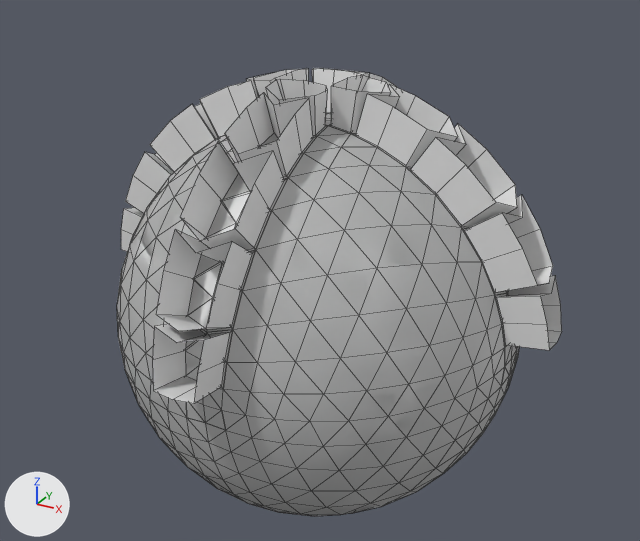
A saved change to the FBX model environment-13/environment-13.fbx.
Both versions are drawn from a 50 mm camera at (19.4, -35.3, 19.9) aimed at (0.0, 0.1, 2.2). The lights are fixed; the arrows at lower left show +X, +Y and +Z. Mesh edges are drawn as thin lines. Where no turn or scale is listed for an object, it has been applied to the vertices.

In view in the first picture: 'Sphere_1', 'path_1_structure', 'path_1_structure_3', 'path_1_structure_4', 'path_1_structure_orig_4'.
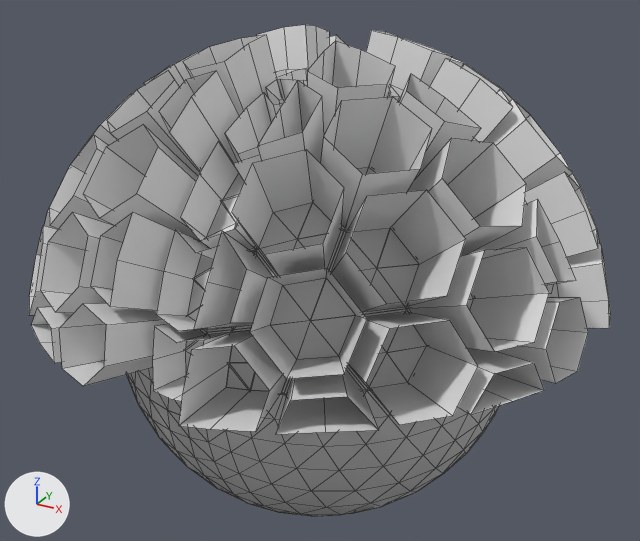
Edits to the bpy script that builds the scene:
```text
Add me_mesh_004_1:
    me_mesh_004_1.from_pydata(...)  # 148 vertices, 174 faces; spans x 0.99..9.9, y -9.9..-0.99, z 0.99..9.9
Add me_mesh_023_1:
    me_mesh_023_1.from_pydata(...)  # 230 vertices, 186 faces; spans x -13.77..-0.99, y -13.53..-0.99, z 0.99..13.77
Add me_mesh_041:
    me_mesh_041.from_pydata(...)  # 230 vertices, 186 faces; spans x -13.53..-0.99, y 0.99..13.77, z 0.99..13.77
Add me_mesh_021_1:
    me_mesh_021_1.from_pydata([(2.52, -8.93, 3.71), (1.26, -9.31, 3.41), (3.71, -8.93, 2.52), (1.18, -9.69, 2.15), (3.41, -9.31, 1.26), (2.15, -9.69, 1.18), (1.1, -9.87, 1.1), (2.36, -9.43, 2.36)], [], [(6, 5, 3), (7, 3, 5), (5, 4, 7), (2, 7, 4), (7, 2, 0), (0, 1, 7), (3, 7, 1)])
Add me_mesh_005_1:
    me_mesh_005_1.from_pydata(...)  # 230 vertices, 186 faces; spans x 0.99..13.53, y -13.77..-0.99, z 0.99..13.77
Add me_mesh_059:
    me_mesh_059.from_pydata(...)  # 230 vertices, 186 faces; spans x 0.99..13.77, y 0.99..13.53, z 0.99..13.77
Add ob_pattern_1_structure_orig:
    ob_pattern_1_structure_orig = bpy.data.objects.new('pattern_1_structure_orig', me_mesh_004_1)
    ob_pattern_1_structure_orig.location = (0.0, 0.0, 0.0)
Add ob_pattern_1_structure_2:
    ob_pattern_1_structure_2 = bpy.data.objects.new('pattern_1_structure_2', me_mesh_023_1)
    ob_pattern_1_structure_2.location = (0.0, 0.0, 0.0)
Add ob_pattern_1_structure_3:
    ob_pattern_1_structure_3 = bpy.data.objects.new('pattern_1_structure_3', me_mesh_041)
    ob_pattern_1_structure_3.location = (0.0, 0.0, 0.0)
Add ob_pattern_1_part_1:
    ob_pattern_1_part_1 = bpy.data.objects.new('pattern_1_part_1', me_mesh_021_1)
    ob_pattern_1_part_1.location = (0.0, 0.0, 0.0)
Add ob_pattern_1_structure:
    ob_pattern_1_structure = bpy.data.objects.new('pattern_1_structure', me_mesh_005_1)
    ob_pattern_1_structure.location = (0.0, 0.0, 0.0)
Add ob_pattern_1_structure_4:
    ob_pattern_1_structure_4 = bpy.data.objects.new('pattern_1_structure_4', me_mesh_059)
    ob_pattern_1_structure_4.location = (0.0, 0.0, 0.0)
```

Boxes (x1, y1, x2, y2) around the edits, measured in the pictures (640 x 541 px):
'pattern_1_structure', added
    after: (179, 41, 588, 434)
'pattern_1_structure_2', added
    after: (29, 35, 278, 386)
'pattern_1_structure_4', added
    after: (366, 30, 611, 328)
'pattern_1_structure_orig', added
    after: (261, 168, 473, 386)
'pattern_1_structure_3', added
    after: (257, 25, 347, 72)
'pattern_1_part_1', added
    after: (229, 363, 255, 390)
'Sphere_1', unchanged, covered by the edit
    before: (117, 112, 519, 516)
    after: (127, 167, 500, 516)
'path_1_structure_3', unchanged, covered by the edit
    before: (329, 75, 562, 350)
    after: (387, 85, 559, 297)
'path_1_structure', unchanged, covered by the edit
    before: (121, 68, 309, 252)
    after: (275, 68, 308, 81)
'path_1_structure_orig_4', unchanged, covered by the edit
    before: (185, 134, 273, 379)
    after: (185, 173, 239, 376)
